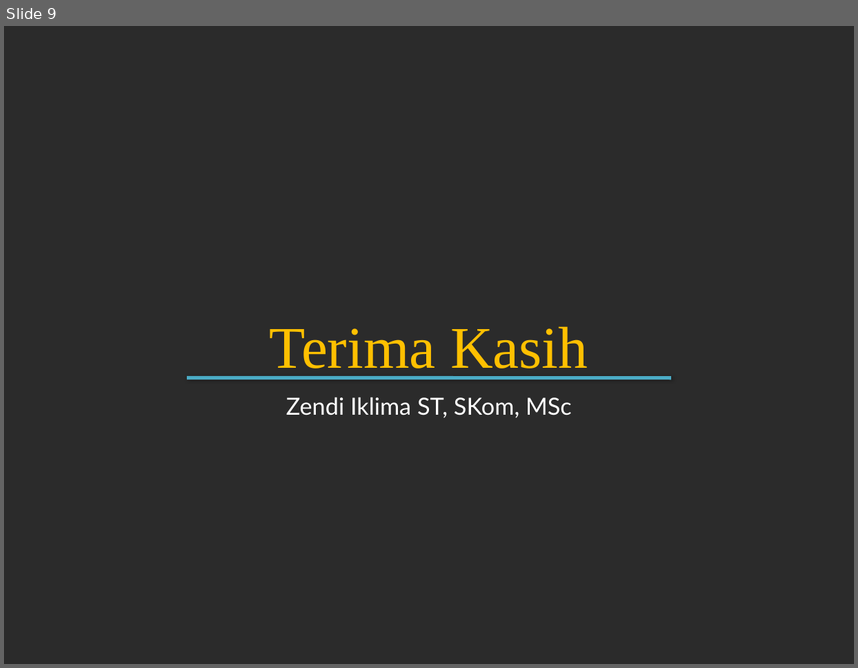
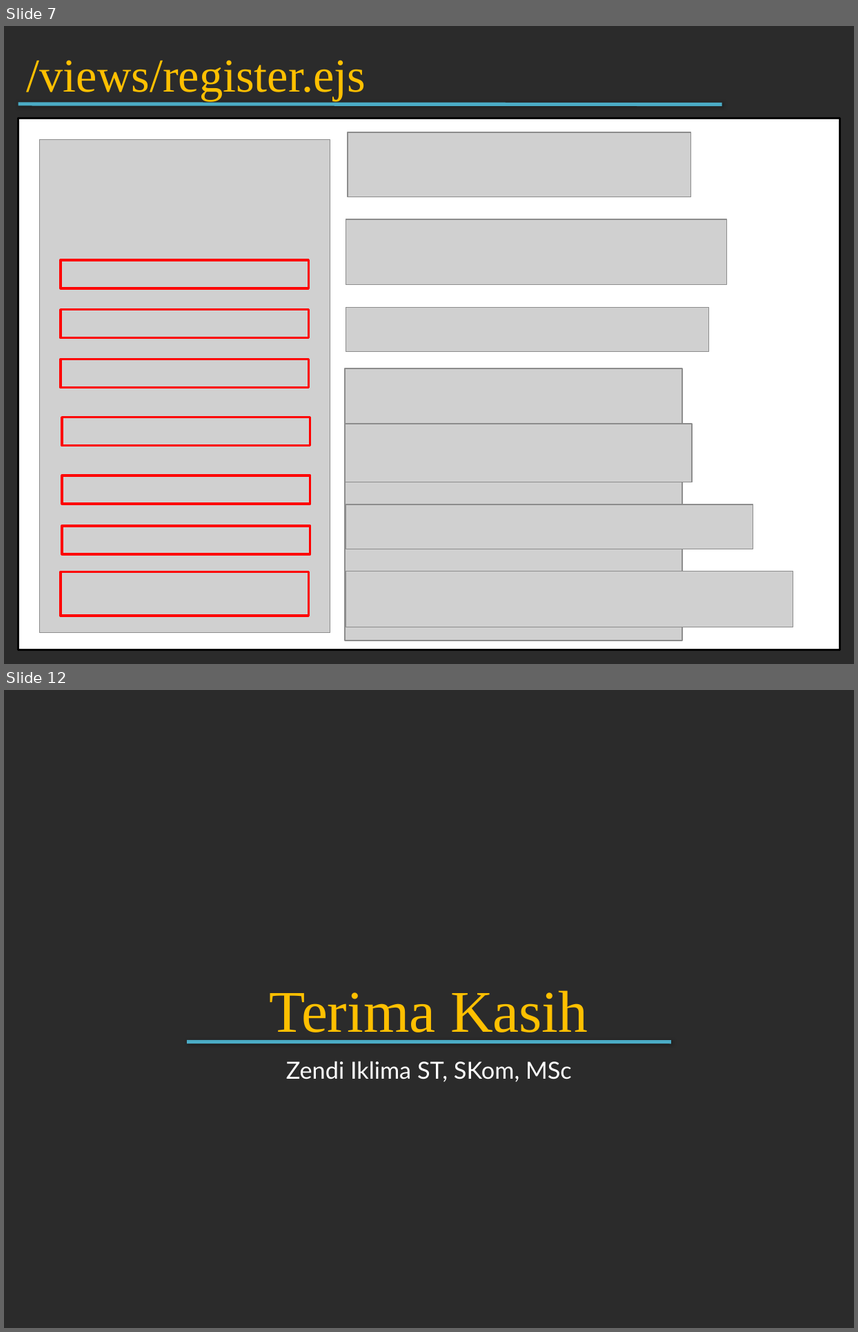
Before and after one commit to zendi014/PK2, a slide deck: PPT/M8 Dealing with Auth.pptx. Shown one above the other, each under a label of ours: slide 9 before the commit, slides 7 and 12 after it; the slides between them are not shown. The pictures are 858x668 and 858x1332 pixels, drawn with LibreOffice and Linux fonts; fonts in the diff are those of the drawing; grey boxes stand for pictures; background and template pictures are left out; a plain dark background stands for a picture behind light text. Boxes give left, top, right and bottom in pixels: in the first picture for what was removed or moved away, otherwise in the second. Text is boxed around its words. In the diff, an @@ line names an element or a change of style, - is before the commit and + after.

```diff
--- a/PPT/M8 Dealing with Auth.pptx
+++ b/PPT/M8 Dealing with Auth.pptx
@@ slide 7 added at box(4, 26, 854, 664), background picture (left out) @@
@@ text added at box(27, 60, 366, 101), 40 pt, text #FFC000 @@
+/views/register.ejs
@@ line added from (18, 104) to (722, 104), #4BACC6 3 pt @@
@@ rectangle added at box(18, 118, 840, 649), fill #FFFFFF, outline #000000 2 pt @@
@@ picture added at box(40, 139, 330, 632) @@
@@ picture added at box(348, 132, 691, 197) @@
@@ picture added at box(346, 219, 726, 285) @@
@@ rectangle added at box(61, 260, 309, 288), outline #FF0000 2 pt @@
@@ rectangle added at box(61, 309, 309, 337), outline #FF0000 2 pt @@
@@ picture added at box(346, 308, 708, 352) @@
@@ rectangle added at box(61, 359, 309, 388), outline #FF0000 2 pt @@
@@ picture added at box(345, 368, 682, 641) @@
@@ rectangle added at box(62, 417, 310, 445), outline #FF0000 2 pt @@
@@ picture added at box(345, 424, 692, 483) @@
@@ rectangle added at box(62, 474, 310, 503), outline #FF0000 2 pt @@
@@ picture added at box(346, 503, 753, 548) @@
@@ rectangle added at box(62, 526, 310, 554), outline #FF0000 2 pt @@
@@ rectangle added at box(61, 572, 309, 616), outline #FF0000 2 pt @@
@@ picture added at box(346, 571, 793, 627) @@
@@ what was slide 9 is now slide 12 @@
```
Also in this commit, not shown: 2 slides changed, 8 other slides added, 6 slides removed, 2 other files.
